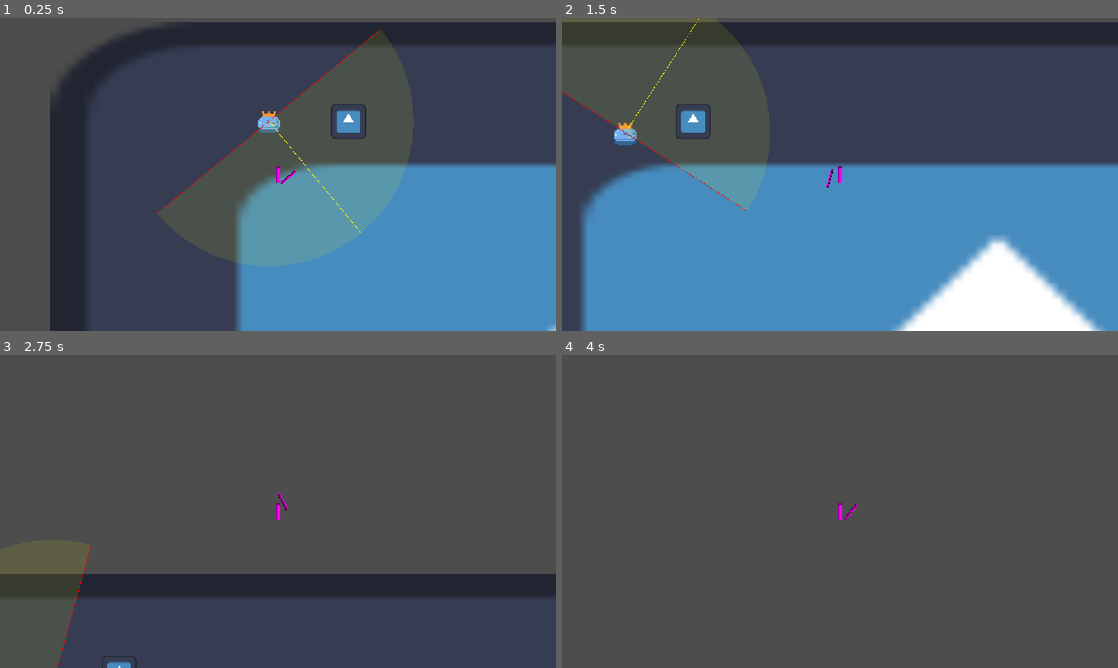
Above: before the commit, frames 1-4 (two rows, left to right).
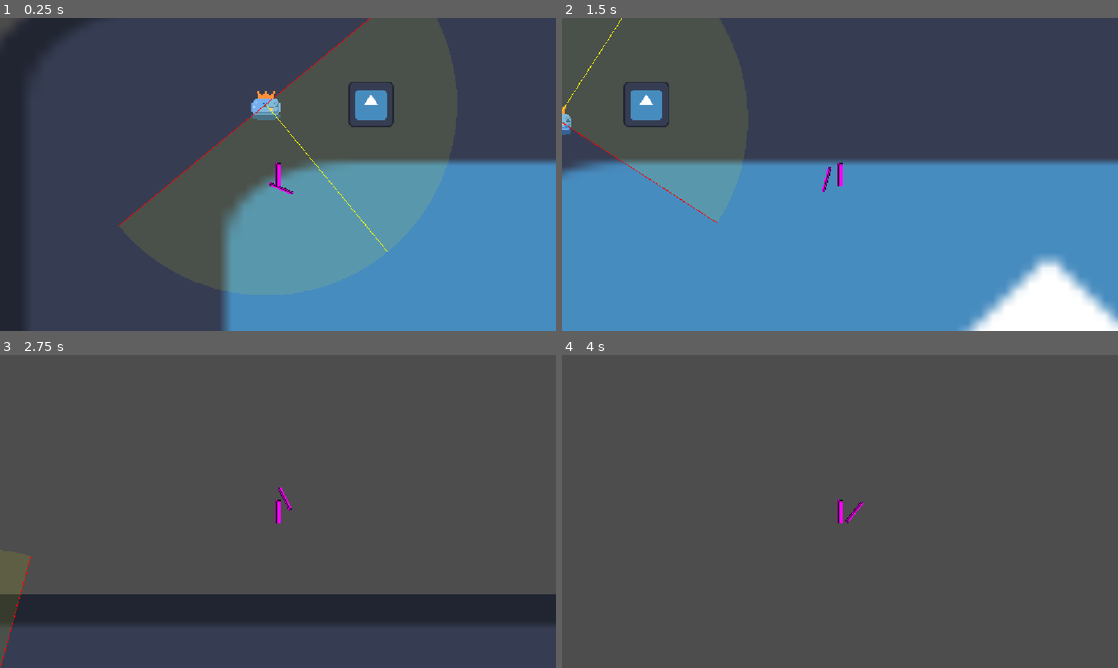
Above: after the commit, the same moments.

Repository: nakowalnut/cusga
Game: Godot game, scene res://Scenes/FunctionTest/text.tscn
Same seed, same stepped clock (60 frames per second), same inputs: the game is played once before the commit and once after it. The engine's default icon, where the game draws it, is replaced by a stand-in: a white triangle on a blue panel in a dark square.
Inputs (mouse positions are in pixels of both pictures, inside the frame that each line leads up to):
- Up to frame 1 (0.25 s): no input
- Up to frame 2 (1.5 s): move the mouse to (962, 158) at 0.52 s; hold D (move_right) from 0.53 s (still down); click (962, 158) at 0.6 s; tap W (up) at 0.77 s; move the mouse to (728, 190) at 1.27 s; tap Shift (run) at 1.35 s
- Up to frame 3 (2.75 s): tap W (up) at 1.52 s; move the mouse to (333, 442) at 2.02 s; release D (move_right) at 2.03 s; hold A (move_left) from 2.03 s (still down); click (333, 442) at 2.1 s
- Up to frame 4 (4 s): move the mouse to (812, 574) at 2.77 s; release A (move_left) at 2.78 s; hold D (move_right) from 2.78 s (still down); tap Shift (run) at 2.85 s; tap W (up) at 3.02, 3.77 s; move the mouse to (1006, 558) at 3.52 s; click (1006, 558) at 3.6 s

The runs differ from the first frame. In frame 1, 22% of the frame differs, in the area x 0-100%, y 0-100%; in frame 2, 19%; in frame 3, 15%; in frame 4, 0.1%.

Commit message:
改camera框大小

Diff:
--- a/Scenes/Player/player.tscn
+++ b/Scenes/Player/player.tscn
@@ -156,3 +156,4 @@
 sprite_frames = SubResource("SpriteFrames_htcer")
 
 [node name="Camera2D" type="Camera2D" parent="." unique_id=1838557750]
+zoom = Vector2(1.32, 1.32)
